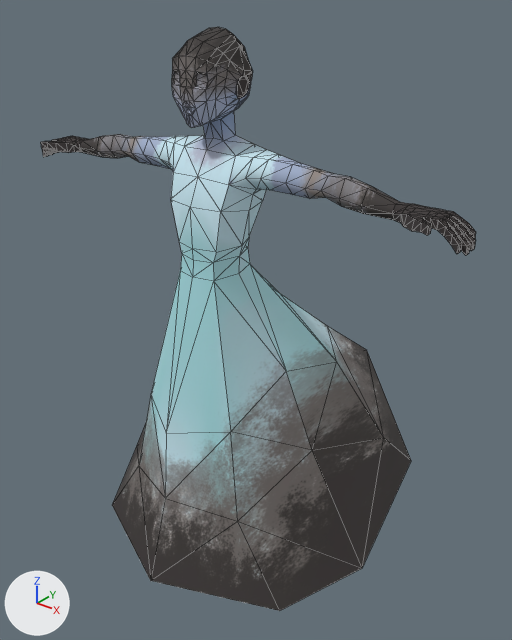
The FBX model Assets/Model/character/ghost3ani.FBX, before and after one commit.
Both versions are drawn from a camera (50 mm lens) standing at (2.75, -3.01, 1.88) and looking at (-0.05, 0.49, -0.29). Lighting does not change. The marker at lower left points along +X, +Y and +Z. Mesh edges are drawn as thin lines. Where no turn or scale is listed for an object, it has been applied to the vertices.
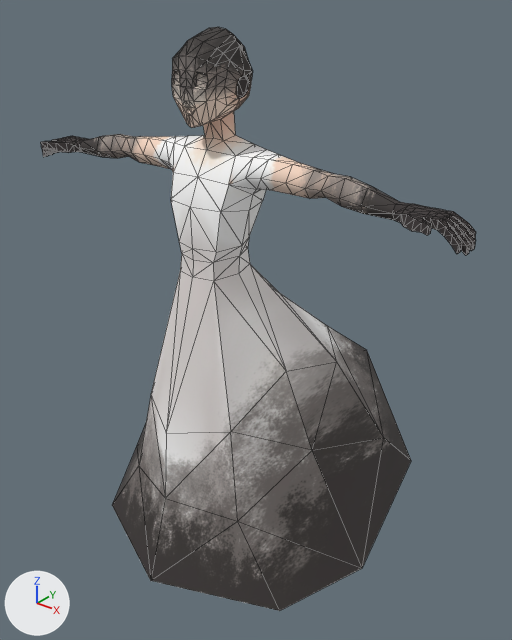
The newer file is also turned or shifted as a whole; pictures and numbers use the older file's frame.

The edits, one by one:
Picture 'ghostCOLOR.jpg' (img_ghostcolor_jpg) is new.
Material '01 - Default' (mat_01___default) changes its picture from img_ghost2color_jpg to img_ghostcolor_jpg.

Where the change shows, as pixel boxes [x1, y1, x2, y2] in the pictures (512 x 640 px):
'Box001', surface changed
    both: [98, 70, 370, 516]
